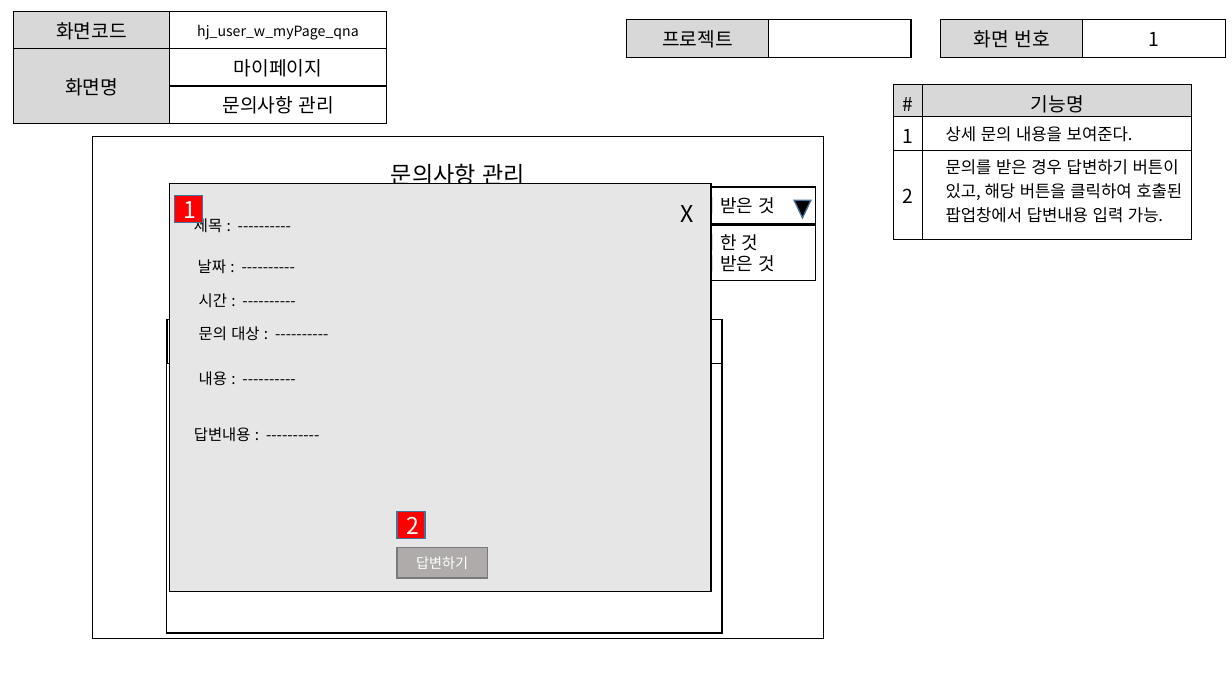
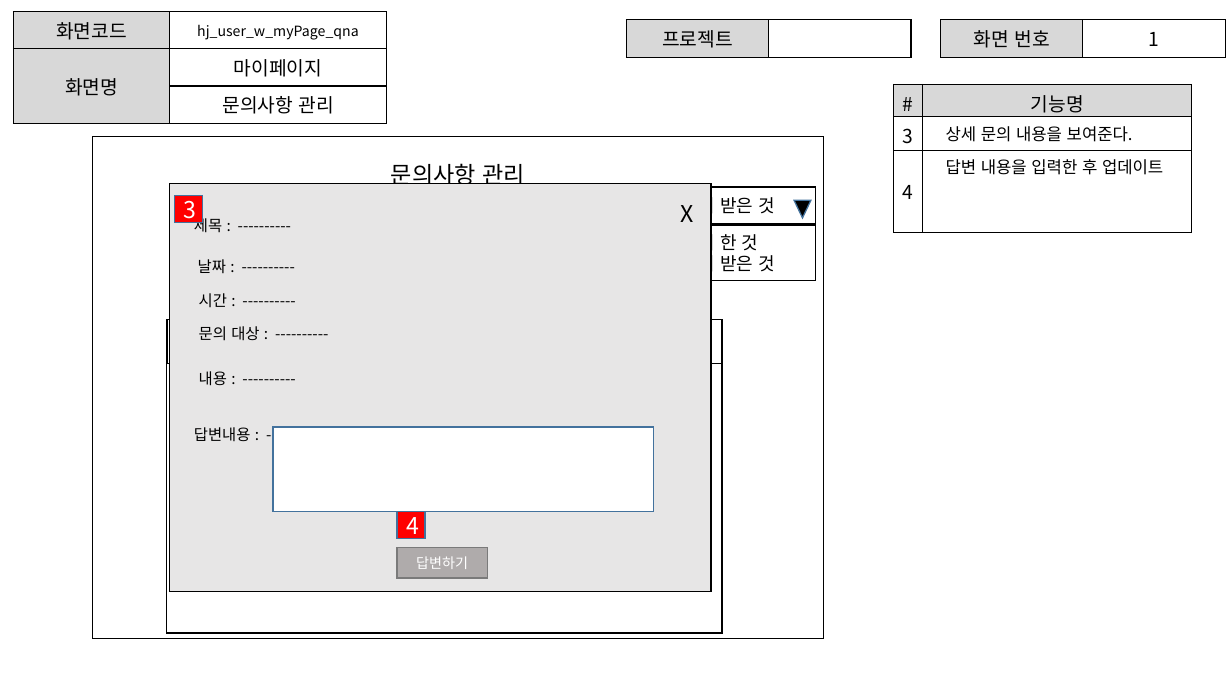
Before and after one commit to ezenteam2/e-Zone, a slide deck: slide 21 of 0 발표용 파워포인트/project05 - 파워포인트 종합 - 형준.pptx. Drawn at 1232x693 pixels with LibreOffice and Linux fonts; fonts in the diff are those of the drawing. Boxes give left, top, right and bottom in pixels: in the first picture for what was removed or moved away, otherwise in the second. Text is boxed around its words. In the diff, an @@ line names an element or a change of style, - is before the commit and + after.

```diff
--- a/0 발표용 파워포인트/project05 - 파워포인트 종합 - 형준.pptx
+++ b/0 발표용 파워포인트/project05 - 파워포인트 종합 - 형준.pptx
@@ table at box(894, 85, 1192, 233) @@
-row 2, column 1: 1
+row 2, column 1: 3
-row 3, column 1: 2
+row 3, column 1: 4
-row 3, column 2: 문의를 받은 경우 답변하기 버튼이 있고, 해당 버튼을 클릭하여 호출된 팝업창에서 답변내용 입력 가능.
+row 3, column 2: 답변 내용을 입력한 후 업데이트
@@ text in rectangle at box(184, 194, 197, 223): text changed @@
-1
+3
@@ rectangle added at box(273, 427, 653, 512), fill #FFFFFF, outline #43739E 1 pt @@
@@ text in rectangle at box(406, 510, 419, 539): text changed @@
-2
+4
```
Also in this commit, not shown: 8 other slides changed, 6 other files.
